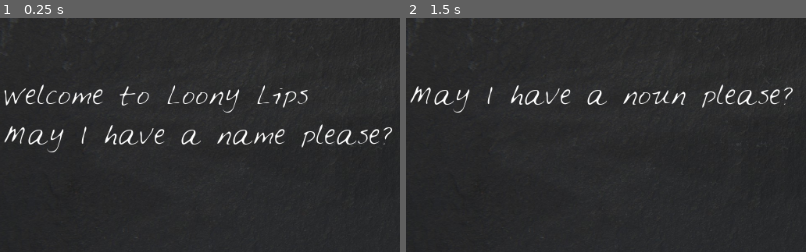
Above: before the commit, frames 1-2 (left to right).
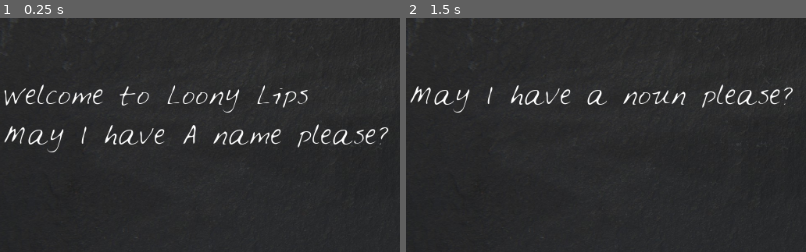
Above: after the commit, the same moments.

Repository: WesbertEdouard/LoonyLips
Game: Godot game, scene res://LoonyLips.tscn
The game is run twice, just before and just after one commit, with the same random seed, the same clock (stepped at 60 frames per second) and the same inputs.
Inputs (mouse positions are % of the whole screen's width and height, from its top left):
- Up to frame 1 (0.25 s): no input
- Up to frame 2 (1.5 s): click (42, 90) at 0.52 s; type "Alex" at 0.6 s; click (88, 90) at 1.25 s
The pictures show only the part of the screen within x 2-52%, y 4-54%; the shares and areas given below are measured in that part.

The runs differ from the first frame. In frame 1, 1.8% of the frame differs, in the area x 45-98%, y 45-56%; in frame 2, nothing differs.

Commit message:
Reading StoryBooks from JSON file

Diff:
--- a/LoonyLips/LoonyLips.gd
+++ b/LoonyLips/LoonyLips.gd
@@ -1,16 +1,6 @@
 extends Control
 
 var player_words = []
-#var template = [
-#			{
-#			"prompts": ["A name", "a noun", "adverb", "adjective"],
-#			"story": "Once upon a time someone called %s ate a %s flavored sandwhich which made him feel all %s inside and it was %s"
-#			},
-#			{
-#			"prompts": ["A name", "a noun", "adverb", "color"],
-#			"story": "There once lived a man called %s who lived in a %s size room which made them sligthly %s and %s"
-#			},
-#			]
 var current_story = {}
 
 
@@ -24,13 +14,22 @@
 	PlayerText.grab_focus()
 
 func set_current_story():
+	var stories = get_from_json("StoryBook.json")
 	randomize()
-	var stories = $StoryBook.get_child_count()
-	var selected_story = randi() & stories - 1
-	current_story.prompts = $StoryBook.get_child(selected_story).prompts
-	current_story.story = $StoryBook.get_child(selected_story).story
-#	current_story = template[randi() % template.size()]
+	current_story = stories[randi() % stories.size() - 1]
+#	var stories = $StoryBook.get_child_count()
+#	var selected_story = randi() & stories - 1
+#	current_story.prompts = $StoryBook.get_child(selected_story).prompts
+#	current_story.story = $StoryBook.get_child(selected_story).story
+##	current_story = template[randi() % template.size()]
 
+func get_from_json(filename):
+	var file = File.new()
+	file.open(filename, File.READ)
+	var text = file.get_as_text()
+	var data = parse_json(text)
+	file.close()
+	return data
 
 func _on_PlayerText_text_entered(data):
 	add_to_player_words()
--- /dev/null
+++ b/LoonyLips/StoryBook.json
@@ -0,0 +1,10 @@
+ [
+	{
+	"prompts": ["A name", "a noun", "adverb", "adjective"],
+	"story": "Once upon a time someone called %s ate a %s flavored sandwhich which made him feel all %s inside and it was %s"
+	},
+	{
+	"prompts": ["A name", "a noun", "adverb", "color"],
+	"story": "There once lived a man called %s who lived in a %s size room which made them sligthly %s and %s"
+	}
+]
